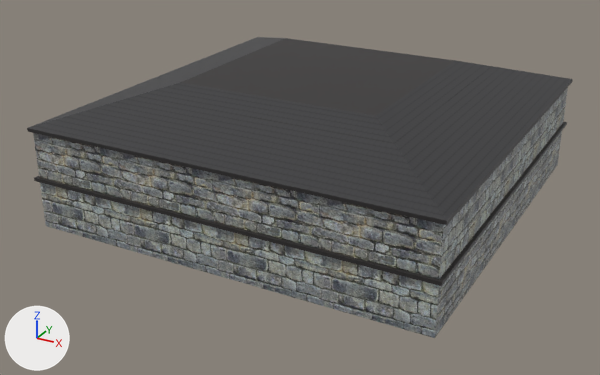
Renders of the FBX model src/Game/Arrow/ArrowContent/Models/Town/immeuble4.fbx from each side of a commit.
Camera for both pictures: a 50 mm camera at (1.705, -1.558, 1.081) aimed at (0.569, 0.507, 0.049). Lighting does not change. The marker at lower left points along +X, +Y and +Z. Where no turn or scale is listed for an object, it has been applied to the vertices.

Script lines for the objects in view, before the commit:
```python
me_cube_001 = bpy.data.meshes.new('Cube_001')
me_cube_001.from_pydata(...)  # 8 vertices, 4 faces; spans x 0.0..1.2, y 0.0..1.2, z 0.0..0.3
me_cube_001.materials.append(mat_material_001__immeuble4_png)  # picture img_immeuble4_png
me_cube_002 = bpy.data.meshes.new('Cube_002')
me_cube_002.from_pydata(...)  # 48 vertices, 41 faces; spans x -0.01..1.21, y -0.01..1.21, z 0.145..0.4
me_cube_002.materials.append(mat_none__immeuble_toit_png)  # picture img_immeuble_toit_png
ob_cube_001 = bpy.data.objects.new('Cube_001', me_cube_001)
ob_cube_001.location = (0.0, 0.0, 0.0)
ob_cube_002 = bpy.data.objects.new('Cube_002', me_cube_002)
ob_cube_002.location = (0.0, 0.0, 0.0)
```
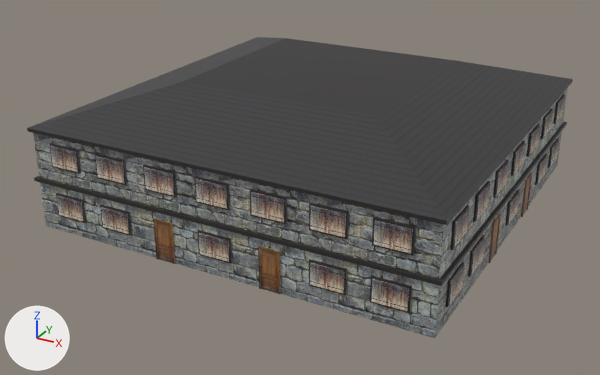
Changed parts and their boxes (x1, y1, x2, y2) in the pictures (600 x 375 px):
'fenetre_Cube', added: after (50, 95, 565, 313)
'Cube', added (brown): after (153, 173, 532, 295)

The edits, one by one:
Picture 'immeuble4_porte.png' (img_immeuble4_porte_png) is new.
Picture 'fenetre.png' (img_fenetre_png) is new.
Material 'Material_002__immeuble4_porte_png' (mat_material_002__immeuble4_porte_png) is new.
Its texture is img_immeuble4_porte_png (with its transparency).
Material 'Material__fenetre_png' (mat_material__fenetre_png) is new.
Its texture is img_fenetre_png (with its transparency).
Mesh me_cube is new.
It has 192 vertices, 144 faces and spans x -0.005..1.205, y -0.005..1.205, z 0.0..0.12.
It uses material mat_material_002__immeuble4_porte_png (picture img_immeuble4_porte_png).
Mesh me_fenetre_cube is new.
It has 24576 vertices, 12784 faces and spans x -0.008..1.208, y -0.008..1.208, z 0.05..0.27.
It uses material mat_material__fenetre_png (picture img_fenetre_png).
Object 'Cube' (ob_cube) is new; it shows me_cube.
Its location is (0.0, 0.0, 0.0).
Object 'fenetre_Cube' (ob_fenetre_cube) is new; it shows me_fenetre_cube.
Its location is (0.0, 0.0, 0.0).
